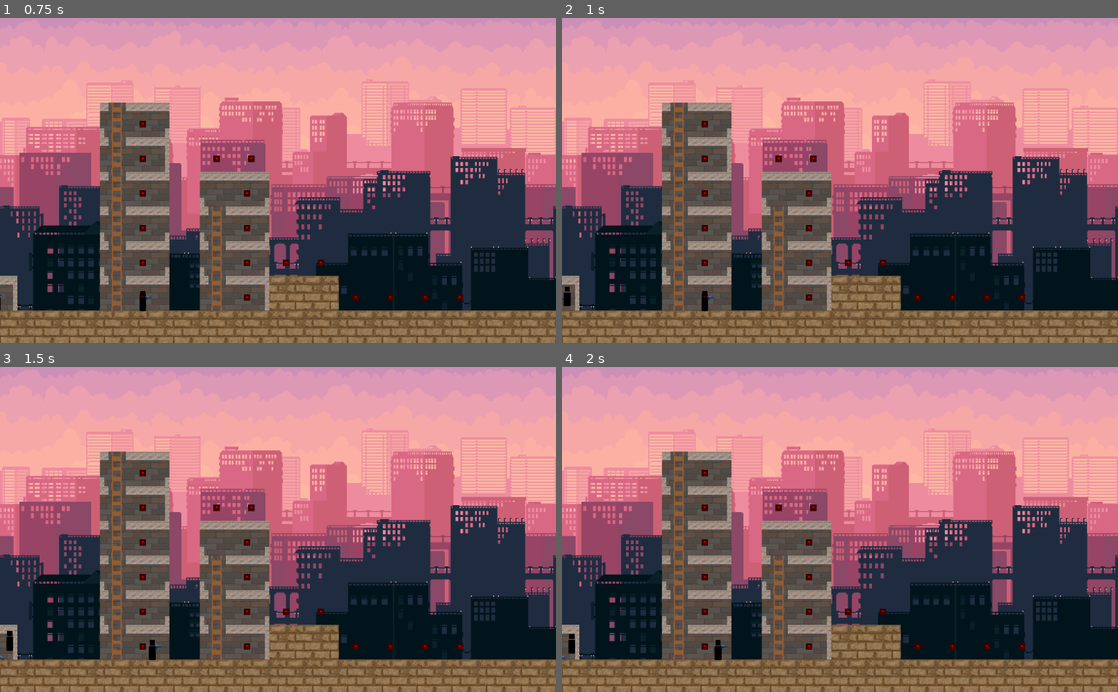
Above: before the commit, frames 1-4 (two rows, left to right).
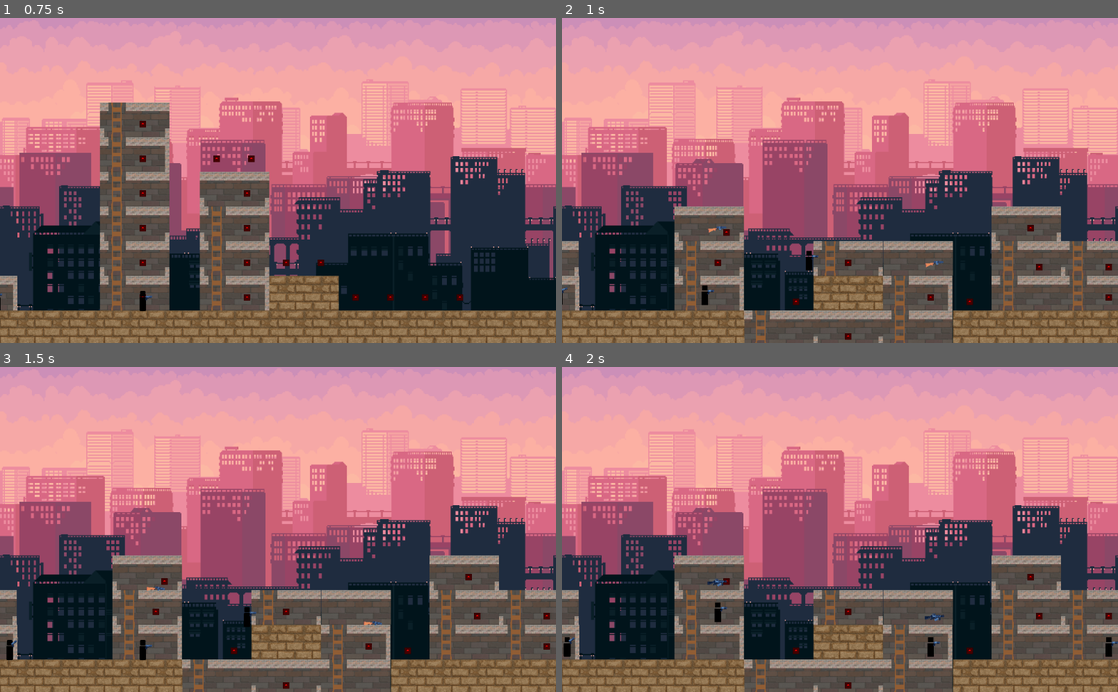
Above: after the commit, the same moments.

Repository: KoskenKolistaja/Ampumispeli
Game: Godot game, scene res://World.tscn
Same seed, same stepped clock (60 frames per second), same inputs: the game is played once before the commit and once after it. The engine's default icon, where the game draws it, is replaced by a stand-in: a white triangle on a blue panel in a dark square. Sound files missing from this copy of the repository are replaced by a short silence.
Inputs (mouse positions are in pixels of both pictures, inside the frame that each line leads up to):
- Up to frame 1 (0.75 s): move the mouse to (400, 164) at 0.52 s; hold D (p1_right) from 0.53 s (still down); tap E (p1_dropweapon) at 0.6 s
- Up to frame 2 (1 s): keep holding D (p1_right); tap Space (p1_jump) at 0.77 s
- Up to frame 3 (1.5 s): keep holding D (p1_right); move the mouse to (166, 545) at 1.27 s; click (166, 545) at 1.35 s
- Up to frame 4 (2 s): keep holding D (p1_right); tap Space (p1_jump) at 1.52 s

Frame 1 is identical in both runs. In frame 2, 25% of the frame differs, in the area x 0-100%, y 25-100%; in frame 3, 25%; in frame 4, 26%.

Commit message:
Clearing logic

Diff:
--- a/Corpse.tscn
+++ b/Corpse.tscn
@@ -8,7 +8,7 @@
 radius = 5.0
 height = 24.0
 
-[node name="Corpse" type="RigidBody2D" groups=["corpse"]]
+[node name="Corpse" type="RigidBody2D" groups=["cleared", "corpse"]]
 z_index = -1
 collision_layer = 2
 script = ExtResource( 2 )
--- a/Enemy.tscn
+++ b/Enemy.tscn
@@ -39,7 +39,7 @@
 "values": [ Vector2( 11, 0 ), Vector2( 10, -1 ), Vector2( 11, 0 ) ]
 }
 
-[node name="Enemy" type="KinematicBody2D" groups=["hittable"]]
+[node name="Enemy" type="KinematicBody2D" groups=["cleared", "hittable"]]
 script = ExtResource( 2 )
 corpse = ExtResource( 4 )
 
--- a/EnemySpawner.tscn
+++ b/EnemySpawner.tscn
@@ -2,7 +2,7 @@
 
 [ext_resource path="res://icon.png" type="Texture" id=1]
 
-[node name="EnemySpawner" type="Node2D" groups=["enemyspawner"]]
+[node name="EnemySpawner" type="Node2D" groups=["cleared", "enemyspawner"]]
 
 [node name="Icon" type="Sprite" parent="."]
 modulate = Color( 1, 0, 0, 1 )
--- a/PropelledGrenade.gd
+++ b/PropelledGrenade.gd
@@ -30,5 +30,4 @@
 
 
 func _on_Timer_timeout():
-	print("propelled grenade queued free!")
 	queue_free()
--- a/World.gd
+++ b/World.gd
@@ -29,7 +29,9 @@
 	randomize()
 
 
-
+func _physics_process(delta):
+	if Input.is_action_just_pressed("spacebar"):
+		next_level()
 
 
 func create_level():
@@ -118,6 +120,12 @@
 		print(item)
 		item.queue_free()
 
+	var deleted = get_tree().get_nodes_in_group("cleared")
+
+	for item in deleted:
+		print(item)
+		item.queue_free()
+
 
 
 func spawn_bullet():
